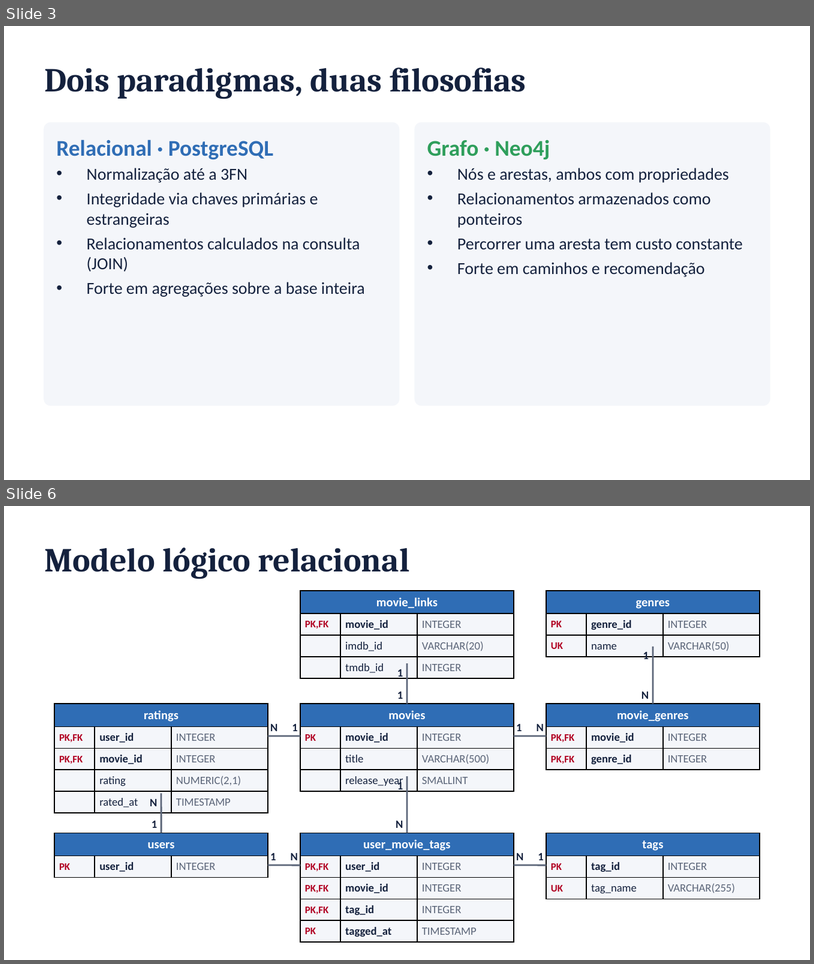
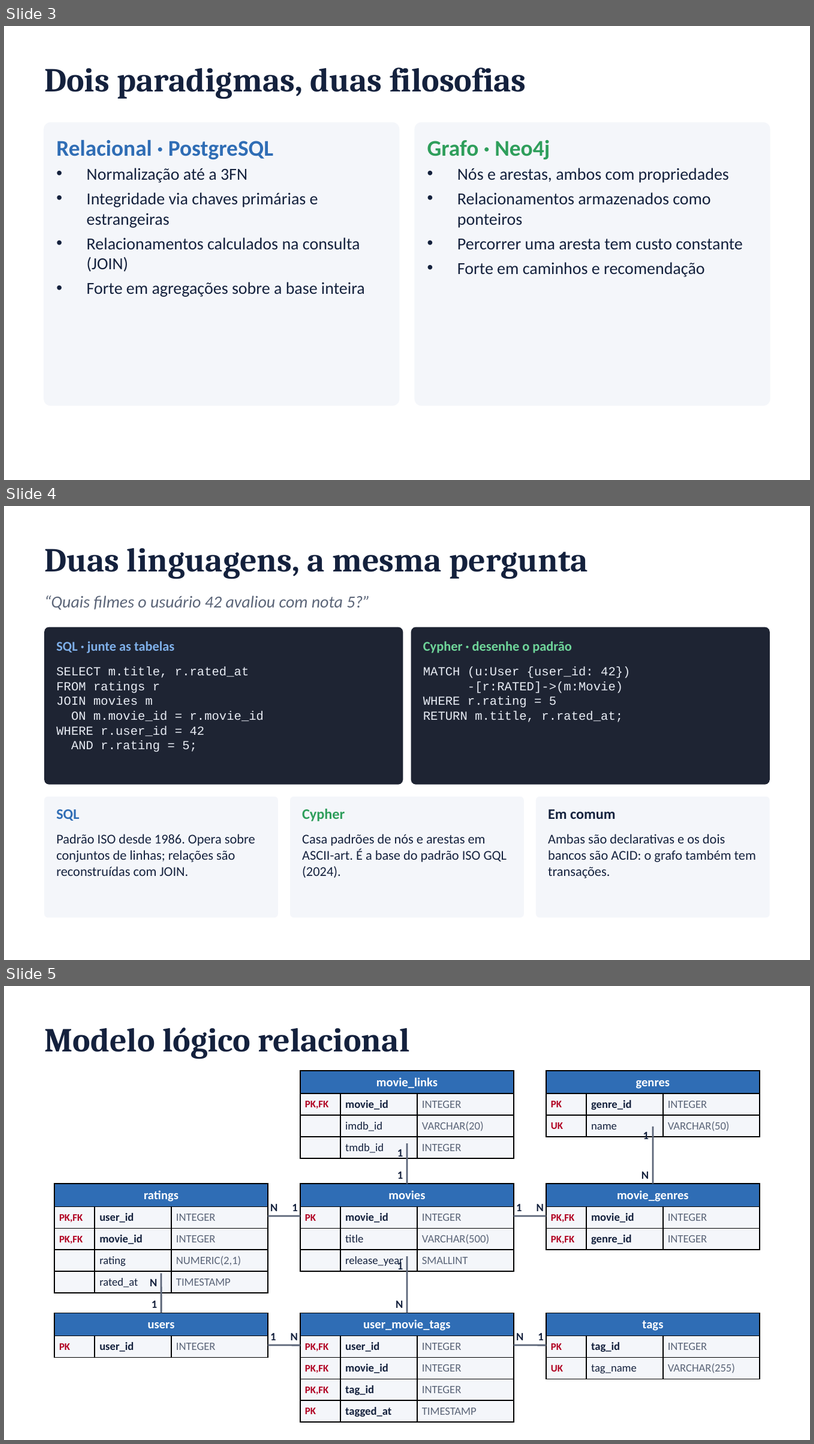
Before and after one commit to FineiasAntonio/BancoDeDados, a slide deck: docs/apresentacao.pptx. Shown one above the other, each under a label of ours: slides 3 and 6 before the commit, slides 3, 4 and 5 after it; the slides between them are not shown. The pictures are 814x964 and 814x1444 pixels, drawn with LibreOffice and Linux fonts; fonts in the diff are those of the drawing. Boxes give left, top, right and bottom in pixels: in the first picture for what was removed or moved away, otherwise in the second. Text is boxed around its words. In the diff, an @@ line names an element or a change of style, - is before the commit and + after.

```diff
--- a/docs/apresentacao.pptx
+++ b/docs/apresentacao.pptx
@@ slide 4 added at (4, 506, 810, 960), background #FFFFFF @@
@@ text added at (44, 548, 588, 579), 30 pt, text #14213D, bold @@
+Duas linguagens, a mesma pergunta
@@ text added at (44, 595, 370, 610), 15 pt, text #5B6578, italic @@
+“Quais filmes o usuário 42 avaliou com nota 5?”
@@ rounded rectangle added at (44, 627, 403, 784), fill #1E2433 @@
@@ rounded rectangle added at (411, 627, 770, 784), fill #1E2433 @@
@@ text added at (56, 641, 174, 653), 12 pt, text #7FB0EA, bold @@
+SQL · junte as tabelas
@@ text added at (423, 641, 572, 653), 12 pt, text #6FD69A, bold @@
+Cypher · desenhe o padrão
@@ text added at (56, 666, 264, 752), 11 pt, text #E8ECF4 @@
+SELECT m.title, r.rated_at
+FROM ratings r
+JOIN movies m
+ON m.movie_id = r.movie_id
+WHERE r.user_id = 42
+AND r.rating = 5;
@@ text added at (423, 666, 630, 722), 11 pt, text #E8ECF4 @@
+MATCH (u:User {user_id: 42})
+-[r:RATED]->(m:Movie)
+WHERE r.rating = 5
+RETURN m.title, r.rated_at;
@@ rounded rectangle added at (44, 796, 278, 917), fill #F4F6FA @@
@@ text added at (56, 809, 79, 820), 13 pt, text #2F6DB5, bold @@
+SQL
@@ rounded rectangle added at (290, 796, 524, 917), fill #F4F6FA @@
@@ text added at (302, 808, 345, 821), 13 pt, text #2E9E5B, bold @@
+Cypher
@@ rounded rectangle added at (536, 796, 770, 917), fill #F4F6FA @@
@@ text added at (548, 809, 615, 819), 13 pt, text #14213D, bold @@
+Em comum
@@ text added at (56, 834, 255, 876), 12 pt, text #14213D @@
+Padrão ISO desde 1986. Opera sobre conjuntos de linhas; relações são reconstruídas com JOIN.
@@ text added at (302, 834, 507, 877), 12 pt, text #14213D @@
+Casa padrões de nós e arestas em ASCII-art. É a base do padrão ISO GQL (2024).
@@ text added at (548, 834, 756, 878), 12 pt, text #14213D @@
+Ambas são declarativas e os dois bancos são ACID: o grafo também tem transações.
@@ what was slide 6 is now slide 5 @@
```
Also in this commit, not shown: 1 slide changed, 5 other slides added, 4 slides removed.
